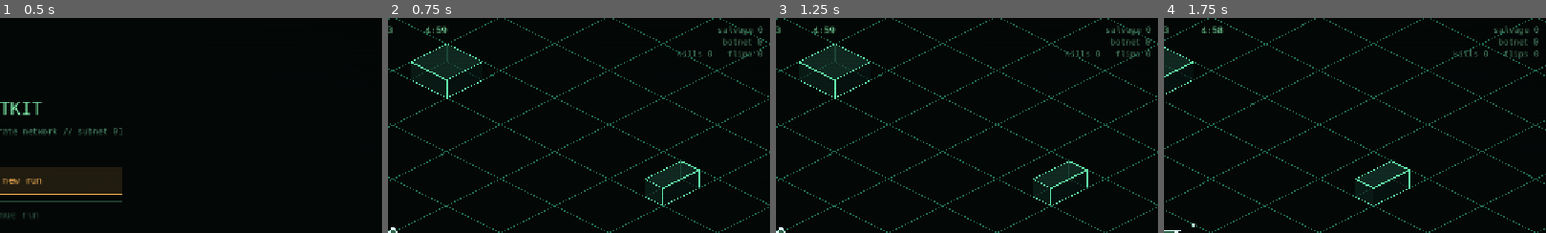
Above: before the commit, frames 1-4 (left to right).
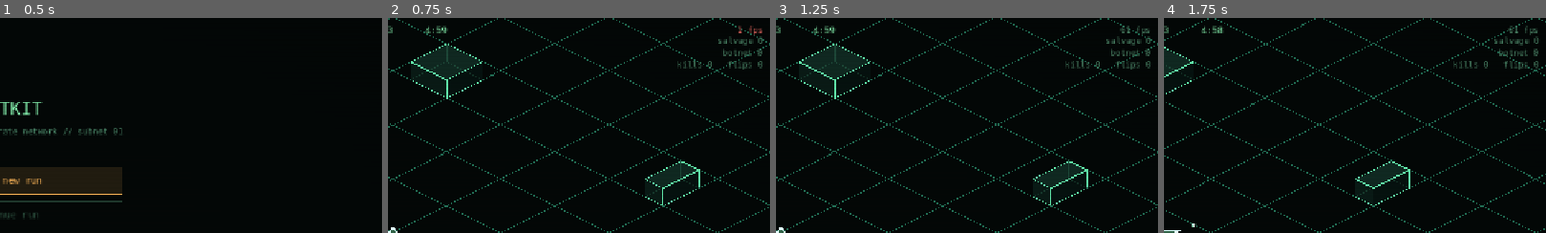
Above: after the commit, the same moments.

Repository: seanperkins/rootkit-game
Game: Godot game, scene res://scenes/main.tscn
Two runs of this game, one before a commit and one after it. Both use one fixed random seed, a clock stepped at 60 frames per second and the inputs below.
Inputs (mouse positions are % of the whole screen's width and height, from its top left):
- Up to frame 1 (0.5 s): no input
- Up to frame 2 (0.75 s): click "start new run" at 0.5 s
- Up to frame 3 (1.25 s): no input
- Up to frame 4 (1.75 s): tap Enter (confirm) at 1.25 s; move the mouse to (72, 45) at 1.27 s; hold D (move_right) from 1.28 s (still down); hold Enter (confirm) from 1.28 s (still down)
The pictures show only the part of the screen within x 49-99%, y 0-50%; the shares and areas given below are measured in that part.

Frame 1 is identical in both runs. In frame 2, 0.9% of the frame differs, in the area x 75-98%, y 3-24%; in frame 3, 0.8%; in frame 4, 0.8%.

Commit message:
feat(ui): show the frame rate in the HUD's top-right corner
Its own label rather than a line of the tally: the tally is one Label with
one font_color, so a frame-rate line inside it could not go WARN without
taking salvage and kills red with it. DIM at 55 fps and above, WARN below.

Display rate, not tick rate — the F1 net panel already reports the tick, and
the two answer different questions. Engine.get_frames_per_second() averages
over the last second, so a single long frame does not make it flicker.

The tally drops from offset_top 12 to 30 to make room. "Fps" joins the
node-name list in test_hud, which is the only guard on these direct
get_node indexes — _refresh reads them with no .get, so a rename is a
SCRIPT ERROR inside the refresh rather than a missing readout.

Diff:
--- a/scripts/run/ui.gd
+++ b/scripts/run/ui.gd
@@ -107,11 +107,25 @@
 	centre.offset_bottom = 90
 	_hud.add_child(centre)
 
+	# Its own label rather than a line of the tally, because it is the one
+	# readout that changes colour on its own: the tally shares a single
+	# font_color, so a frame-rate line inside it could not go WARN without
+	# taking salvage and kills with it.
+	var fps := _mono(14)
+	fps.name = "Fps"
+	fps.set_anchors_preset(Control.PRESET_TOP_WIDE)
+	fps.horizontal_alignment = HORIZONTAL_ALIGNMENT_RIGHT
+	fps.offset_top = 12
+	fps.offset_bottom = 32
+	fps.offset_right = -20
+	fps.add_theme_color_override("font_color", DIM)
+	_hud.add_child(fps)
+
 	var tally := _mono(14)
 	tally.name = "Tally"
 	tally.set_anchors_preset(Control.PRESET_TOP_WIDE)
 	tally.horizontal_alignment = HORIZONTAL_ALIGNMENT_RIGHT
-	tally.offset_top = 12
+	tally.offset_top = 30
 	tally.offset_bottom = 90
 	tally.offset_right = -20
 	tally.add_theme_color_override("font_color", DIM)
@@ -368,6 +382,14 @@
 		SpawnDirector.CAMPAIGN_SUBNETS, int(t) / 60, int(t) % 60, banner]
 	centre.add_theme_color_override("font_color",
 		WARN if banner != "" else FG)
+
+	# Display rate, not tick rate — the F1 net panel already reports the tick.
+	# Engine.get_frames_per_second() is averaged over the last second, so it
+	# does not flicker on a single long frame.
+	var fps := Engine.get_frames_per_second()
+	var fps_node: Label = _hud.get_node("Fps")
+	fps_node.text = "%d fps" % fps
+	fps_node.add_theme_color_override("font_color", DIM if fps >= 55 else WARN)
 
 	var tally := "salvage %d\nbotnet %d\nkills %d   flips %d" % [
 		run.salvage, run.botnet.count, run.kills[ls], run.flips[ls]]
--- a/tests/test_hud.gd
+++ b/tests/test_hud.gd
@@ -67,7 +67,7 @@
 	var r := await _fresh_run()
 	var ui := _ui(r)
 	ui._refresh()
-	for n in ["Status", "Centre", "Tally", "Build", "Version"]:
+	for n in ["Status", "Centre", "Tally", "Build", "Version", "Fps"]:
 		var node = ui._hud.get_node_or_null(n)
 		_check("the %s block exists" % n, node != null, true)
 		if node != null:
